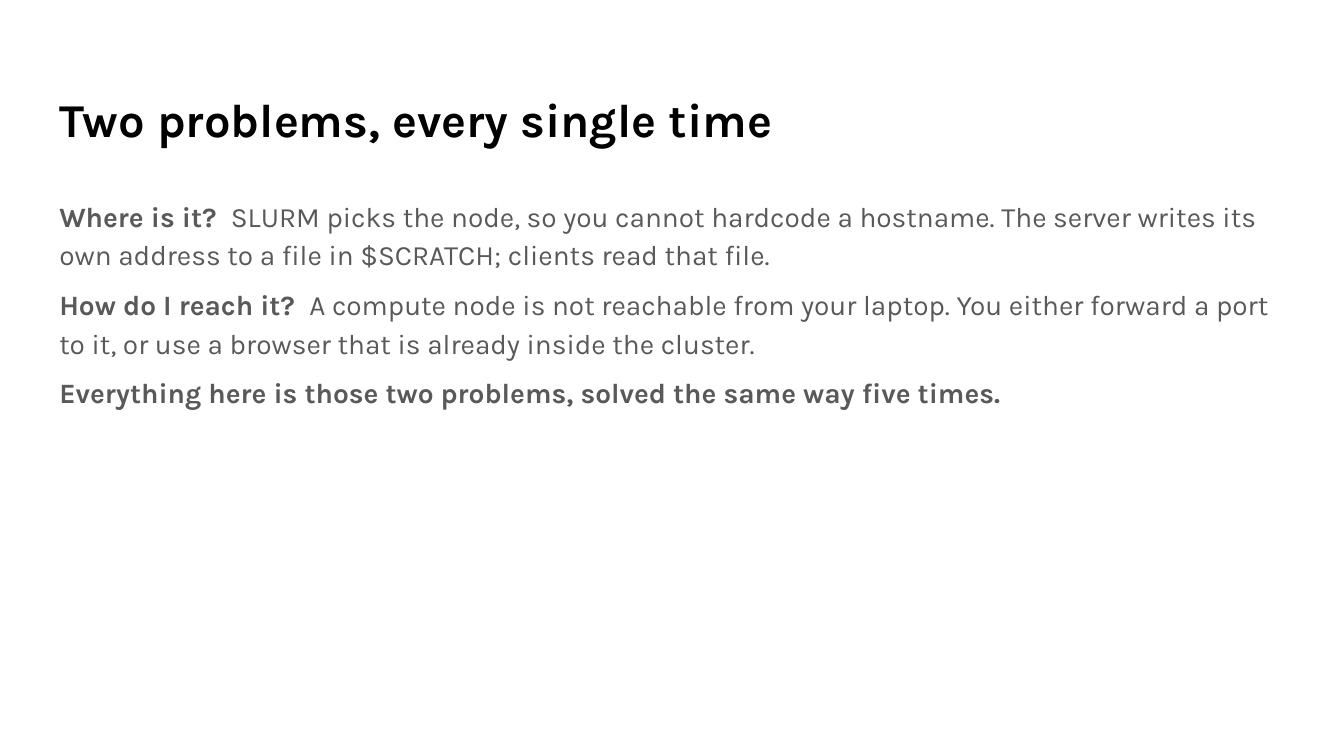
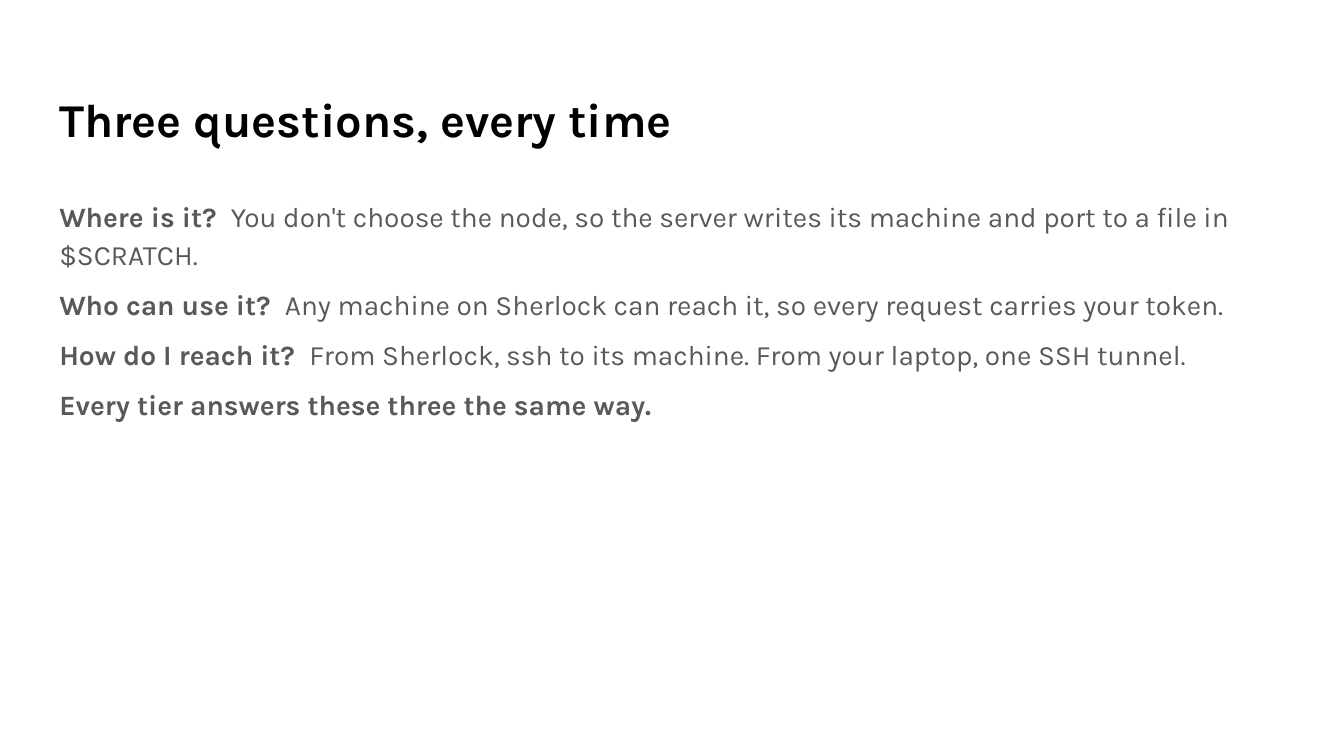
Before and after one commit to stanford-rc/hpc-server-workshop, a slide deck: slide 2 of HPC-Server-Workshop.pptx. Drawn at 1344x756 pixels with LibreOffice and Linux fonts; fonts in the diff are those of the drawing; background and template pictures are left out. Boxes give left, top, right and bottom in pixels: in the first picture for what was removed or moved away, otherwise in the second. Text is boxed around its words. In the diff, an @@ line names an element or a change of style, - is before the commit and + after.

Commit message:
use accurate models and rebuild the slides for the tested process
- Ollama default is gemma3:4b from Sherlock's model library on Oak: the only
  candidate that fit a GPU slice and answered all three test questions
  correctly (llama3.2:3b and phi4-mini each got one wrong)
- the transformers server uses Qwen/Qwen2.5-1.5B-Instruct from the shared
  cache, loaded in half precision, with each prompt sent as a chat message;
  it returns only the reply, so the clients no longer trim the prompt
- Tier 2 README: how to list Sherlock's Ollama models, and a "compare a
  smaller model" exercise using the wrong answers seen in testing
- slides rebuilt from fill.py on the SRC template to match the READMEs:
  sh_dev sessions, address file, token, one-line tunnel, Claude Code module

```diff
--- a/HPC-Server-Workshop.pptx
+++ b/HPC-Server-Workshop.pptx
@@ title at box(59, 103, 671, 148): text changed @@
-Two problems, every single time
+Three questions, every time
@@ text at box(59, 207, 1228, 421): text changed @@
-Where is it? SLURM picks the node, so you cannot hardcode a hostname. The server writes its own address to a file in $SCRATCH; clients read that file.
-How do I reach it? A compute node is not reachable from your laptop. You either forward a port to it, or use a browser that is already inside the cluster.
-Everything here is those two problems, solved the same way five times.
+Where is it? You don't choose the node, so the server writes its machine and port to a file in $SCRATCH.
+Who can use it? Any machine on Sherlock can reach it, so every request carries your token.
+How do I reach it? From Sherlock, ssh to its machine. From your laptop, one SSH tunnel.
+Every tier answers these three the same way.
```
Also in this commit, not shown: 7 other slides changed, 3 slides added, 3 slides removed, 9 other files.
